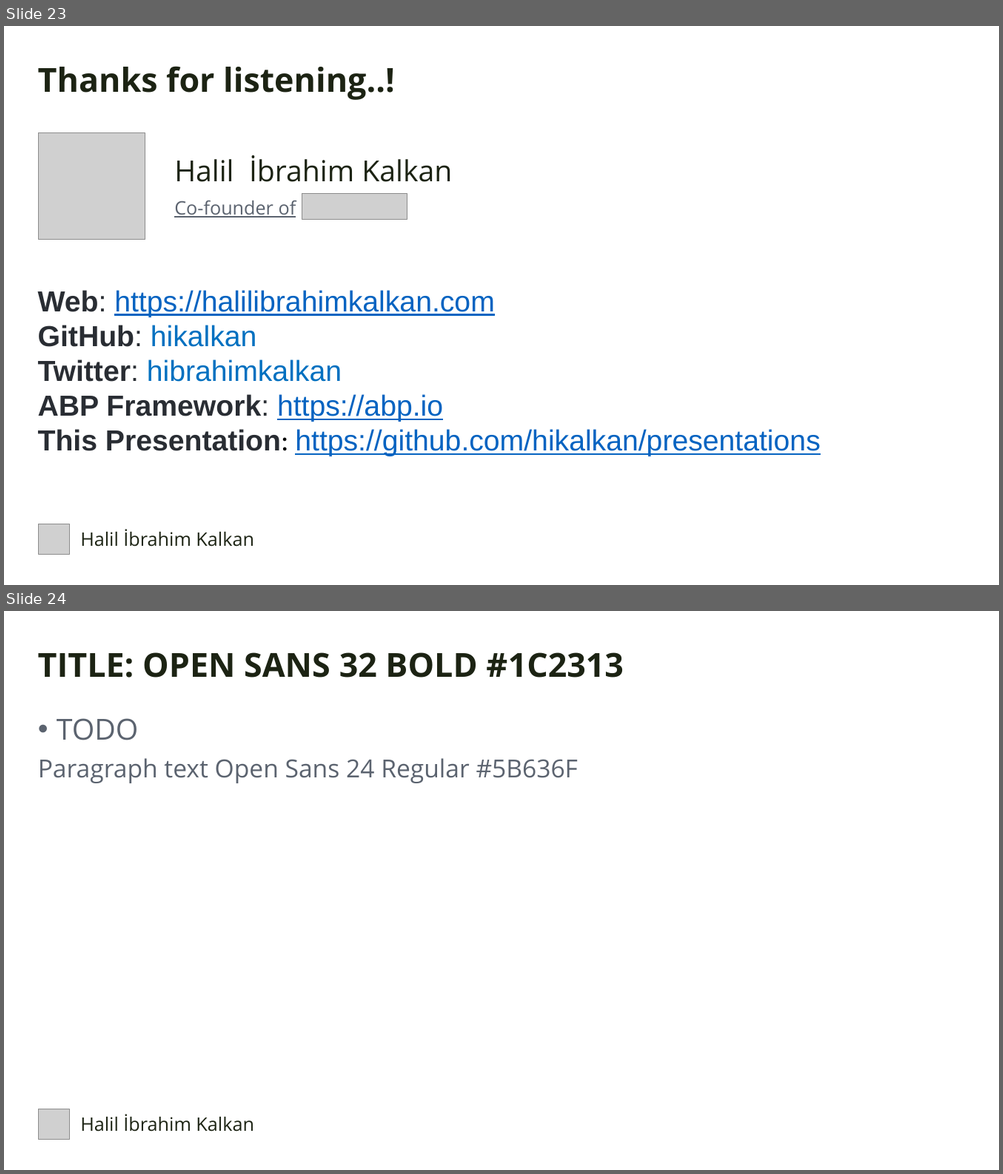
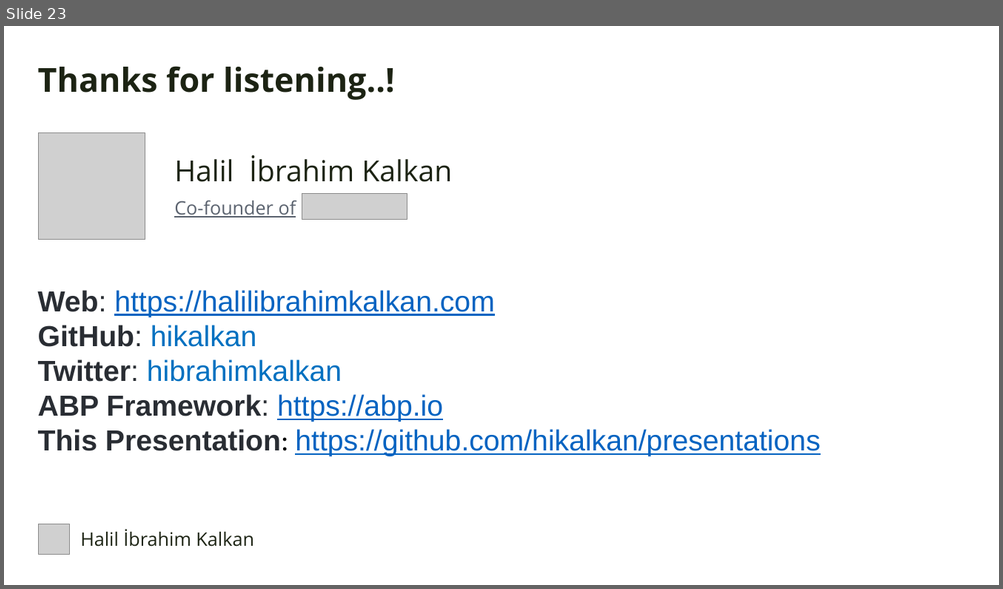
Before and after one commit to hikalkan/presentations, a slide deck: 2024-05-24 DevDays Kubernetes Integrated Dev Environment/Kubernetes Presentation.pptx. Shown one above the other, each under a label of ours: slides 23 and 24 before the commit, slide 23 after it. The pictures are 1003x1174 and 1003x589 pixels, drawn with LibreOffice and Linux fonts; fonts in the diff are those of the drawing; grey boxes stand for pictures; background and template pictures are left out. Boxes give left, top, right and bottom in pixels: in the first picture for what was removed or moved away, otherwise in the second. Text is boxed around its words. In the diff, an @@ line names an element or a change of style, - is before the commit and + after.

```diff
--- a/2024-05-24 DevDays Kubernetes Integrated Dev Environment/Kubernetes Presentation.pptx
+++ b/2024-05-24 DevDays Kubernetes Integrated Dev Environment/Kubernetes Presentation.pptx
@@ slide 24 removed at box(4, 611, 999, 1170), background picture (left out) @@
@@ text removed at box(38, 652, 623, 678) @@
-TITLE: OPEN SANS 32 BOLD #1C2313
@@ text removed at box(38, 718, 578, 783) @@
-• TODO
-Paragraph text Open Sans 24 Regular #5B636F
@@ picture removed at box(38, 1110, 69, 1140) @@
@@ text removed at box(80, 1114, 253, 1132) @@
-Halil İbrahim Kalkan
```
